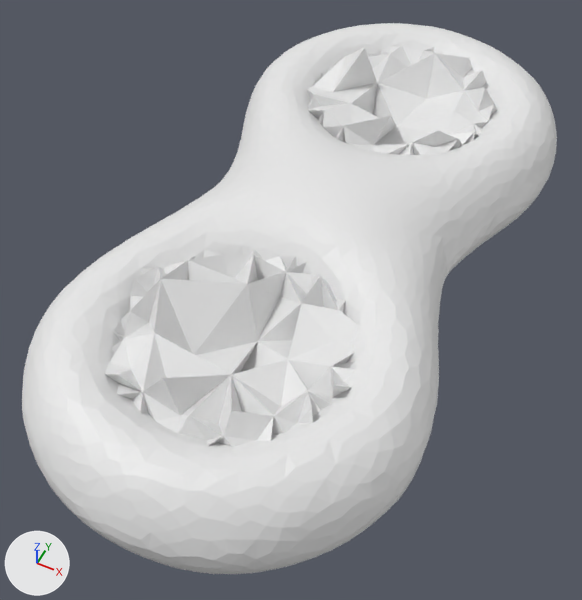
An edit to the OBJ model Assignment_7_Skeleton/Assignment_7_Skeleton/data/eight.obj, drawn before and after from the same camera.
One viewpoint serves both versions: a camera (50 mm lens) standing at (0.8, -1.89, 1.94) and looking at (-0.03, -0.22, -0.15). The lights are fixed; the arrows at lower left show +X, +Y and +Z. Where no turn or scale is listed for an object, it has been applied to the vertices.

In view in the first picture: 'eight'.
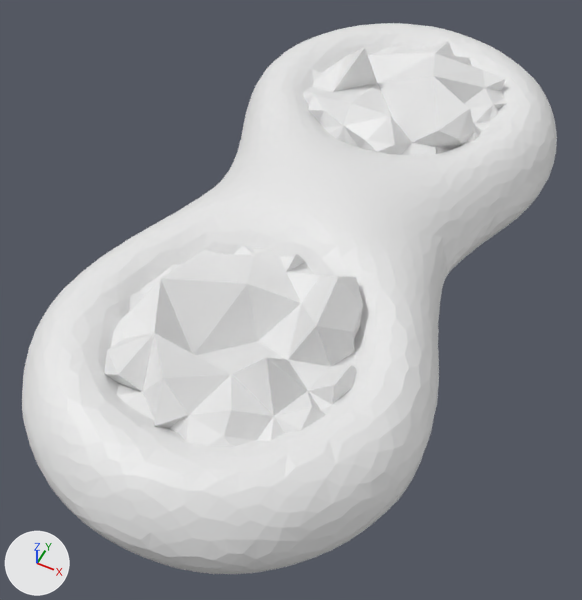
The change in detail:
me_eight is used by ob_eight; location (0.0, 0.0, 0.0).
me_eight had 3227 vertices, 6460 faces and spanned x -0.61..0.61, y -1.27..1.27, z -0.26..0.3.
me_eight now has 3062 vertices, 6120 faces and spans x -0.61..0.61, y -1.27..1.27, z -0.28..0.3.
me_eight part 1: 4 vertices moved from x 0.04..0.35, y -0.79..-0.32, z -0.13..0.14 to x 0.04..0.35, y -0.78..-0.32, z -0.2..0.3; 88 vertices removed from x -0.35..0.34, y -0.99..-0.33, z -0.15..0.2; 10 vertices added at x -0.26..0.32, y -1.01..-0.34, z -0.28..0.29.
me_eight part 2: 95 vertices removed from x -0.35..0.34, y 0.3..1.0, z -0.21..0.17; 8 vertices added at x -0.39..0.34, y 0.3..1.0, z -0.22..0.28.

What differs and where, as boxes (x1, y1, x2, y2) in the pictures (582 x 600 px):
part 1 of me_eight, cut back: before (105, 245, 361, 447); after (104, 254, 363, 416)
part 2 of me_eight, cut back: before (303, 45, 507, 155); after (344, 41, 506, 155)
